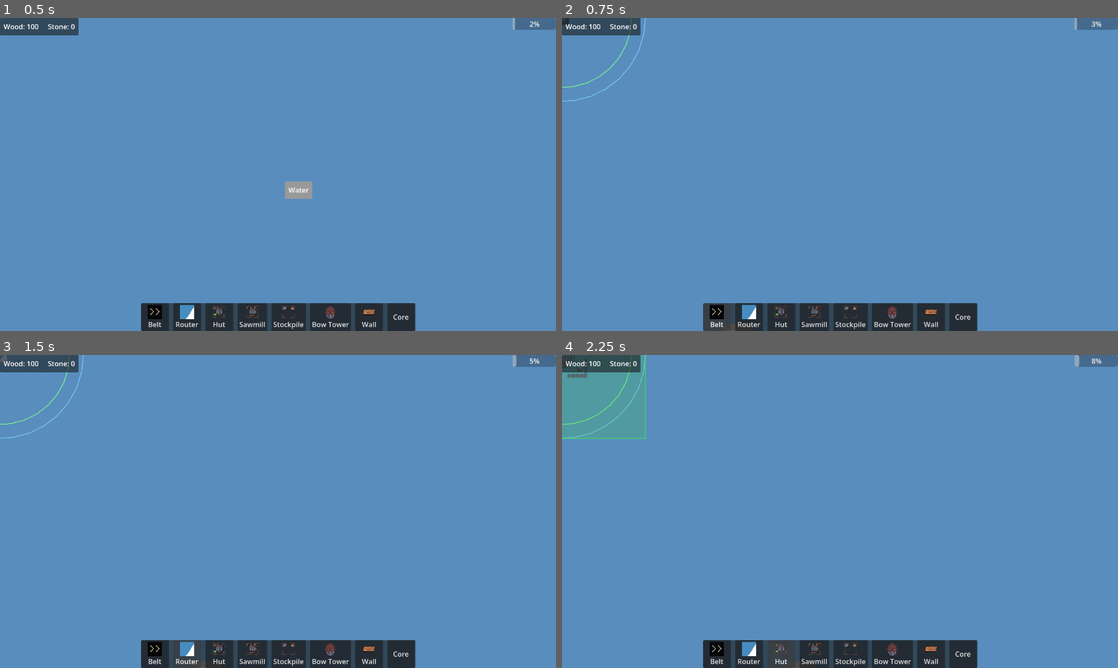
Above: before the commit, frames 1-4 (two rows, left to right).
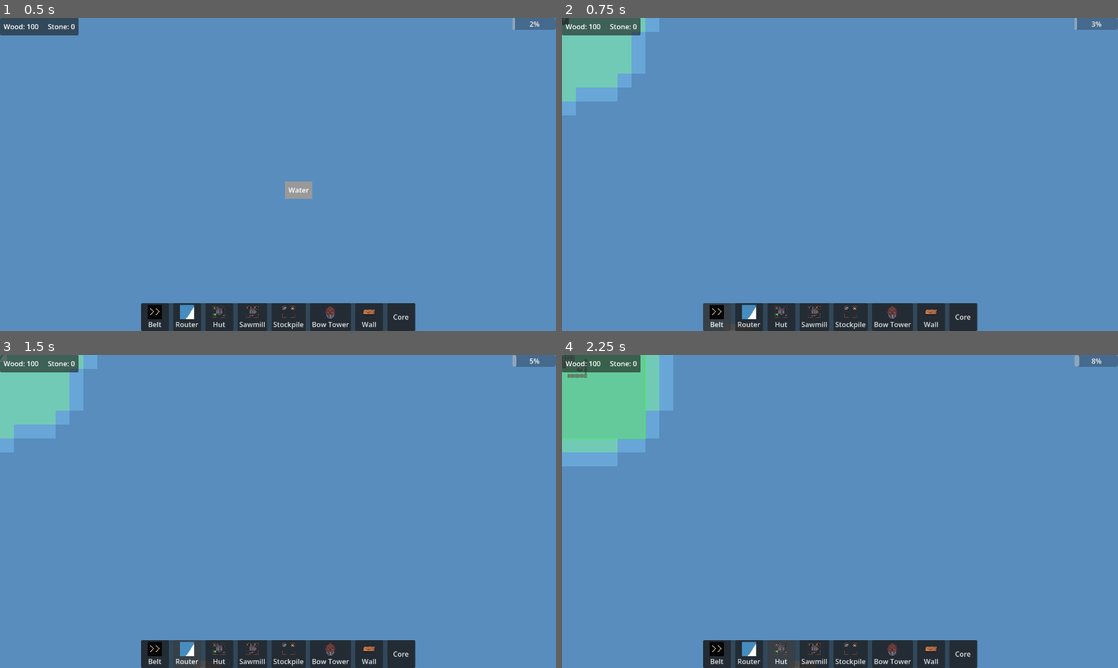
Above: after the commit, the same moments.

Repository: ColdTerror/Core-and-Conveyor
Game: Godot game, scene res://scenes/level.tscn
Two runs of this game, one before a commit and one after it. Both use one fixed random seed, a clock stepped at 60 frames per second and the inputs below. The engine's default icon, where the game draws it, is replaced by a stand-in: a white triangle on a blue panel in a dark square.
Inputs:
- Up to frame 1 (0.5 s): no input
- Up to frame 2 (0.75 s): click "Belt" at 0.5 s
- Up to frame 3 (1.5 s): click "Router" at 1.25 s
- Up to frame 4 (2.25 s): click "Hut" at 2 s

Frame 1 is identical in both runs. In frame 2, 3.0% of the frame differs, in the area x 0-18%, y 0-32%; in frame 3, 3.0%; in frame 4, 5.4%, in the area x 0-20%, y 0-36%.

Commit message:
Moved corruption safe and buildable tiles to a f1 and f2 visualizer and got rid of circle draw calls

Diff:
--- a/scripts/building/building_manager.gd
+++ b/scripts/building/building_manager.gd
@@ -7,10 +7,13 @@
 @export var corruption_layer: TileMapLayer
 
 # ---TRACKERS ---
-# Key: Vector2i (Grid Coord), Value: int (Number of buildings protecting it)
+# Key: Vector2i (Grid Coord), Value: int (Number of buildings in range)
 var safe_tiles: Dictionary = {}
-
-var buildable_tiles: Dictionary = {} # <--- NEW
+var buildable_tiles: Dictionary = {}
+
+# --- VISUALIZER STATES ---
+var show_build_grid: bool = false
+var show_safe_grid: bool = false
 
 var buildings: Array[Building] = []
 var occupied_tiles := {} # Key: Vector2i, Value: Building
@@ -110,57 +113,60 @@
 		queue_redraw()
 
 # -------------------------------
-# VISUAL OVERLAYS (Auras)
+# VISUAL OVERLAYS (Grid-Based)
 # -------------------------------
 func _draw():
-	if not placing_building:
+	# If we aren't placing a building AND both toggles are off, don't draw anything
+	if not placing_building and not show_build_grid and not show_safe_grid:
 		return
 
-	var tile_size = 32.0 # Adjust if your tiles are 16x16 or 64x64
-
-	# Colors (R, G, B, Alpha)
-	var build_color_fill = Color(0.2, 1.0, 0.2, 0.05) # Very faint green fill
-	var build_color_line = Color(0.2, 1.0, 0.2, 0.4)  # Solid green outline
-
-	var safe_color_fill = Color(0.2, 0.5, 1.0, 0.05)  # Very faint blue fill
-	var safe_color_line = Color(0.2, 0.5, 1.0, 0.4)   # Solid blue outline
-
-	# 1. DRAW ESTABLISHED BUILDINGS
-	for b in buildings:
-		var local_pos = to_local(b.global_position)
-
-		# Draw Corruption/Safe Range (Blue)
-		if b.corruption_range > 0:
-			var safe_radius = b.corruption_range * tile_size
-			draw_circle(local_pos, safe_radius, safe_color_fill)
-			draw_arc(local_pos, safe_radius, 0, TAU, 32, safe_color_line, 2.0)
-
-		# Draw Build Range (Green)
-		if b.build_range > 0:
-			var build_radius = b.build_range * tile_size
-			draw_circle(local_pos, build_radius, build_color_fill)
-			draw_arc(local_pos, build_radius, 0, TAU, 32, build_color_line, 2.0)
-
-	# 2. DRAW THE GHOST(S) - To preview what you are about to claim
-	var ghosts_to_draw = []
-	if is_dragging and drag_ghosts.size() > 0:
-		ghosts_to_draw = drag_ghosts
-	elif ghost_building:
-		ghosts_to_draw = [ghost_building]
-
-	# Brighter colors for the preview
-	var preview_build_line = Color(0.5, 1.0, 0.5, 0.8)
-	var preview_safe_line = Color(0.5, 0.8, 1.0, 0.8)
-
-	for g in ghosts_to_draw:
-		if not is_instance_valid(g): continue
-		var local_pos = to_local(g.global_position)
-
-		if "corruption_range" in g and g.corruption_range > 0:
-			draw_arc(local_pos, g.corruption_range * tile_size, 0, TAU, 32, preview_safe_line, 2.0)
-
-		if "build_range" in g and g.build_range > 0:
-			draw_arc(local_pos, g.build_range * tile_size, 0, TAU, 32, preview_build_line, 2.0)
+	var tile_size = 32.0
+	var half_offset = Vector2(tile_size / 2.0, tile_size / 2.0)
+
+	# 1. DRAW GLOBAL BUILD ZONES (F1 Hotkey)
+	if show_build_grid:
+		var build_color = Color(0.2, 1.0, 0.2, 0.15) # Faint green
+		for tile in buildable_tiles.keys():
+			var local_pos = object_layer.map_to_local(tile) - half_offset
+			draw_rect(Rect2(local_pos, Vector2(tile_size, tile_size)), build_color)
+
+	# 2. DRAW GLOBAL SAFE ZONES (F2 Hotkey)
+	if show_safe_grid:
+		var safe_color = Color(0.2, 0.5, 1.0, 0.15) # Faint blue
+		for tile in safe_tiles.keys():
+			var local_pos = object_layer.map_to_local(tile) - half_offset
+			draw_rect(Rect2(local_pos, Vector2(tile_size, tile_size)), safe_color)
+
+	# 3. DRAW GHOST PREVIEWS (When Placing)
+	if placing_building:
+		var ghosts_to_draw = []
+		if is_dragging and drag_ghosts.size() > 0:
+			ghosts_to_draw = drag_ghosts
+		elif ghost_building:
+			ghosts_to_draw = [ghost_building]
+
+		var preview_build = Color(0.5, 1.0, 0.5, 0.4) # Brighter green
+		var preview_safe = Color(0.5, 0.8, 1.0, 0.4)  # Brighter blue
+
+		for g in ghosts_to_draw:
+			if not is_instance_valid(g): continue
+
+			var origin = object_layer.local_to_map(g.global_position)
+
+			# Preview the exact tiles this building will make Safe
+			if "corruption_range" in g and g.corruption_range > 0:
+				var s_tiles = _get_tiles_in_radius(origin, g, g.corruption_range)
+				for t in s_tiles:
+					var pos = object_layer.map_to_local(t) - half_offset
+					draw_rect(Rect2(pos, Vector2(tile_size, tile_size)), preview_safe)
+
+			# Preview the exact tiles this building will make Buildable
+			if "build_range" in g and g.build_range > 0:
+				var b_tiles = _get_tiles_in_radius(origin, g, g.build_range)
+				for t in b_tiles:
+					var pos = object_layer.map_to_local(t) - half_offset
+					draw_rect(Rect2(pos, Vector2(tile_size, tile_size)), preview_build)
+
 
 func _on_building_destroyed(b: Building):
 	if b in buildings:
@@ -487,6 +493,16 @@
 	building.unhovered.connect(_on_building_unhovered)
 
 func _unhandled_input(event):
+	# --- NEW: HOTKEYS FOR OVERLAYS ---
+	if event is InputEventKey and event.is_pressed() and not event.is_echo():
+		if event.keycode == KEY_F1:
+			show_build_grid = not show_build_grid
+			queue_redraw()
+		elif event.keycode == KEY_F2:
+			show_safe_grid = not show_safe_grid
+			queue_redraw()
+	# ---------------------------------
+
 	# Cancel logic
 	if event.is_action_pressed("ui_cancel") or event.is_action_pressed("right_click"):
 		if ghost_building != null:
@@ -555,16 +571,46 @@
 # CORRUPTION / SAFE ZONE LOGIC
 # ==========================================
 
-func _get_tiles_in_radius(center: Vector2i, radius: float) -> Array[Vector2i]:
+func _get_tiles_in_radius(origin: Vector2i, building: Building, radius: float) -> Array[Vector2i]:
 	var tiles: Array[Vector2i] = []
+	var tile_size = 32.0 # Adjust this if your tiles are 16x16 or 64x64
+
+	# 1. Get building size (default to 1x1 for belts/small props if missing)
+	var b_size = building.size if "size" in building else Vector2i(1, 1)
+
+	# 2. Find the EXACT pixel boundaries of the visual building
+	var center_pos = building.global_position
+	var half_w = (b_size.x * tile_size) / 2.0
+	var half_h = (b_size.y * tile_size) / 2.0
+
+	var rect_x_min = center_pos.x - half_w
+	var rect_x_max = center_pos.x + half_w
+	var rect_y_min = center_pos.y - half_h
+	var rect_y_max = center_pos.y + half_h
+
+	# 3. Create a generous search box around the origin tile
 	var r_int = ceil(radius)
-
-	for x in range(-r_int, r_int + 1):
-		for y in range(-r_int, r_int + 1):
-			var offset = Vector2i(x, y)
-			# Only include tiles within the circle
-			if Vector2(offset).length() <= radius:
-				tiles.append(center + offset)
+	var search_radius = r_int + max(b_size.x, b_size.y)
+
+	var max_dist_px = radius * tile_size
+
+	# 4. Check every tile in the search box
+	for x in range(origin.x - search_radius, origin.x + search_radius + 1):
+		for y in range(origin.y - search_radius, origin.y + search_radius + 1):
+			var tile_pos = Vector2i(x, y)
+
+			# Get the exact physical center of the tile we are testing
+			var tile_center_px = object_layer.map_to_local(tile_pos)
+
+			# Math: Measure distance from the tile's center to the building's outer edge
+			var dx = max(0.0, max(rect_x_min - tile_center_px.x, tile_center_px.x - rect_x_max))
+			var dy = max(0.0, max(rect_y_min - tile_center_px.y, tile_center_px.y - rect_y_max))
+
+			var dist_px = Vector2(dx, dy).length()
+
+			# If the tile is within the radius, add it!
+			if dist_px <= max_dist_px:
+				tiles.append(tile_pos)
 
 	return tiles
 
@@ -574,7 +620,7 @@
 
 	# Get the center tile of the building
 	var origin = object_layer.local_to_map(building.global_position)
-	var tiles = _get_tiles_in_radius(origin, building.corruption_range)
+	var tiles = _get_tiles_in_radius(origin, building, building.corruption_range)
 
 	for tile in tiles:
 		# Add +1 to the protection ledger
@@ -589,7 +635,7 @@
 		return
 
 	var origin = object_layer.local_to_map(building.global_position)
-	var tiles = _get_tiles_in_radius(origin, building.corruption_range)
+	var tiles = _get_tiles_in_radius(origin, building, building.corruption_range)
 
 	for tile in tiles:
 		if safe_tiles.has(tile):
@@ -604,7 +650,7 @@
 	if not "build_range" in building or building.build_range <= 0: return
 
 	var origin = object_layer.local_to_map(building.global_position)
-	var tiles = _get_tiles_in_radius(origin, building.build_range)
+	var tiles = _get_tiles_in_radius(origin, building, building.build_range)
 
 	for tile in tiles:
 		buildable_tiles[tile] = buildable_tiles.get(tile, 0) + 1
@@ -613,7 +659,7 @@
 	if not "build_range" in building or building.build_range <= 0: return
 
 	var origin = object_layer.local_to_map(building.global_position)
-	var tiles = _get_tiles_in_radius(origin, building.build_range)
+	var tiles = _get_tiles_in_radius(origin, building, building.build_range)
 
 	for tile in tiles:
 		if buildable_tiles.has(tile):
--- a/scripts/building/core_building.gd
+++ b/scripts/building/core_building.gd
@@ -2,11 +2,7 @@
 class_name CoreBuilding
 
 
-# Visuals
-var show_radii := false:
-	set(value):
-		show_radii = value
-		queue_redraw()
+
 
 func _ready():
 	super()
@@ -15,31 +11,10 @@
 	add_to_group("Core")
 	#add_to_group("PriorityTarget")
 
-# --- DRAWING THE RANGES (Debug / Placement) ---
-func _draw():
-	if not show_radii: return
 
-	var tile_size = 32.0 # Assuming TILE_SIZE is 32
-	var center_pos = Vector2.ZERO # Local center
 
-	# Draw Build Radius (Green)
-	draw_arc(center_pos, build_range * tile_size, 0, TAU, 64, Color(0.2, 1.0, 0.2, 0.5), 2.0)
 
-	# Draw Safe Zone / Corruption Resistance (Blue)
-	draw_arc(center_pos, corruption_range * tile_size, 0, TAU, 64, Color(0.2, 0.5, 1.0, 0.3), 2.0)
 
-# --- VISIBILITY OVERRIDES ---
-func set_ghost(enabled: bool):
-	super.set_ghost(enabled)
-	show_radii = enabled
-
-func _on_mouse_entered():
-	super._on_mouse_entered()
-	show_radii = true
-
-func _on_mouse_exited():
-	super._on_mouse_exited()
-	show_radii = false
 
 # --- GAME OVER LOGIC ---
 func take_damage(amount: int):
